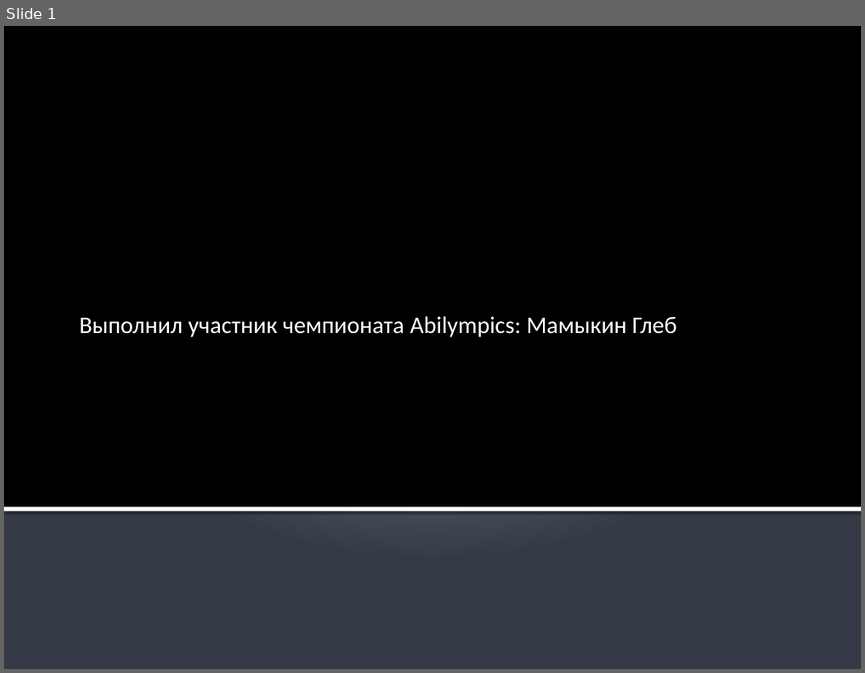
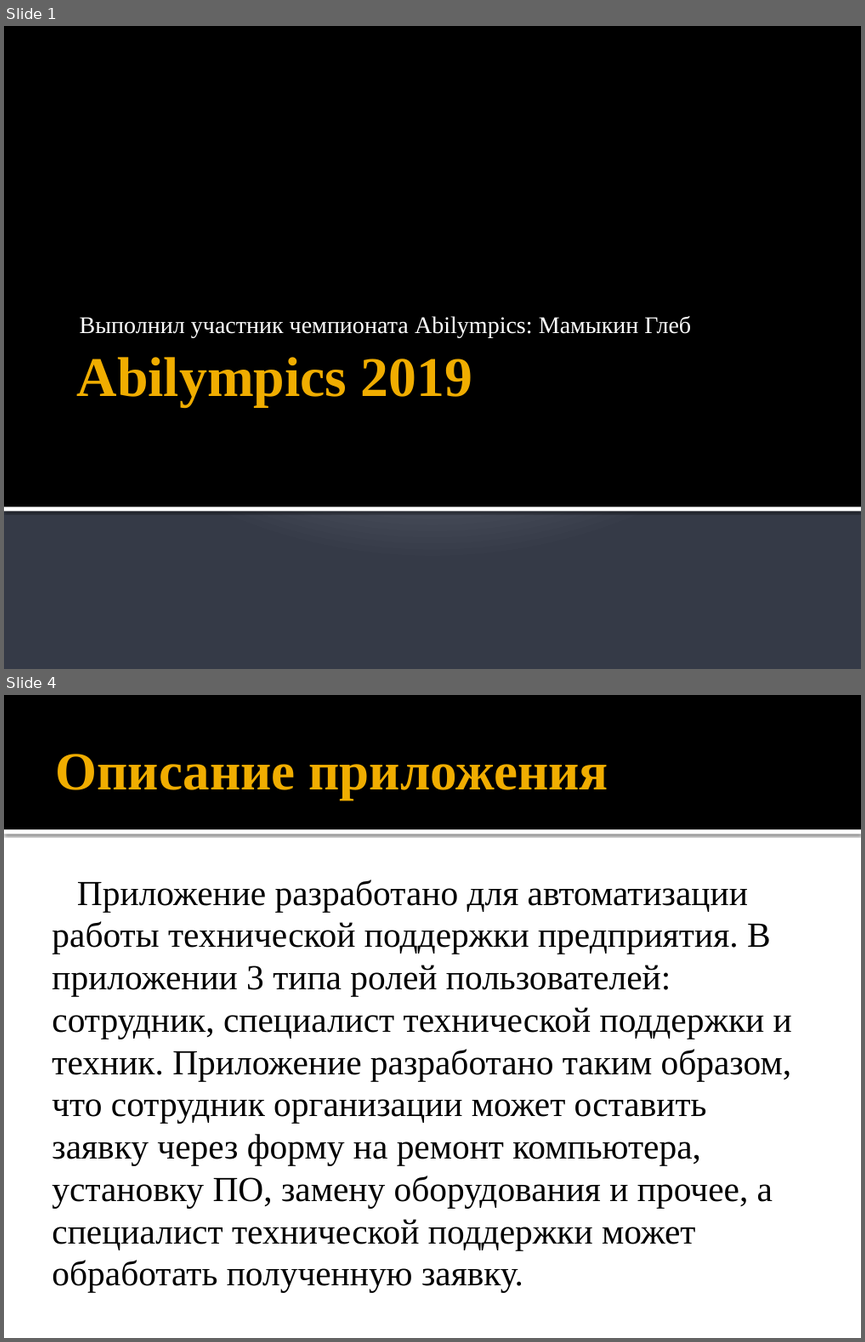
Before and after one commit to Krak12/Abilympics2, a slide deck: Abilympics2.pptx. Shown one above the other, each under a label of ours: slide 1 before the commit, slides 1 and 4 after it; the slides between them are not shown. The pictures are 865x673 and 865x1342 pixels, drawn with LibreOffice and Linux fonts; fonts in the diff are those of the drawing. Boxes give left, top, right and bottom in pixels: in the first picture for what was removed or moved away, otherwise in the second. Text is boxed around its words. In the diff, an @@ line names an element or a change of style, - is before the commit and + after.

```diff
--- a/Abilympics2.pptx
+++ b/Abilympics2.pptx
@@ slide 4 added at box(4, 695, 861, 1338), background #FFFFFF @@
@@ rectangle added at box(4, 695, 861, 829), fill #000000 @@
@@ title added at box(55, 754, 608, 800), 45 pt, text #F0AD00, bold @@
+Описание приложения
@@ rectangle added at box(4, 829, 861, 834), fill #FFFFFF @@
@@ text added at box(52, 879, 792, 1293), 29.6 pt, text #000000 @@
+Приложение разработано для автоматизации работы технической поддержки предприятия. В приложении 3 типа ролей пользователей: сотрудник, специалист технической поддержки и техник. Приложение разработано таким образом, что сотрудник организации может оставить заявку через форму на ремонт компьютера, установку ПО, замену оборудования и прочее, а специалист технической поддержки может обработать полученную заявку.
@@ slide 1 changed as well @@
@@ subtitle "Выполнил участник чемпионата Abilympics: Мамыкин ..." at box(80, 316, 691, 337): font Calibri to Times New Roman @@
@@ title added at box(77, 357, 473, 407), 47 pt, text #F0AD00, bold @@
+Abilympics 2019
```
Also in this commit, not shown: 15 other slides added, 16 slides removed, 2 other files.
